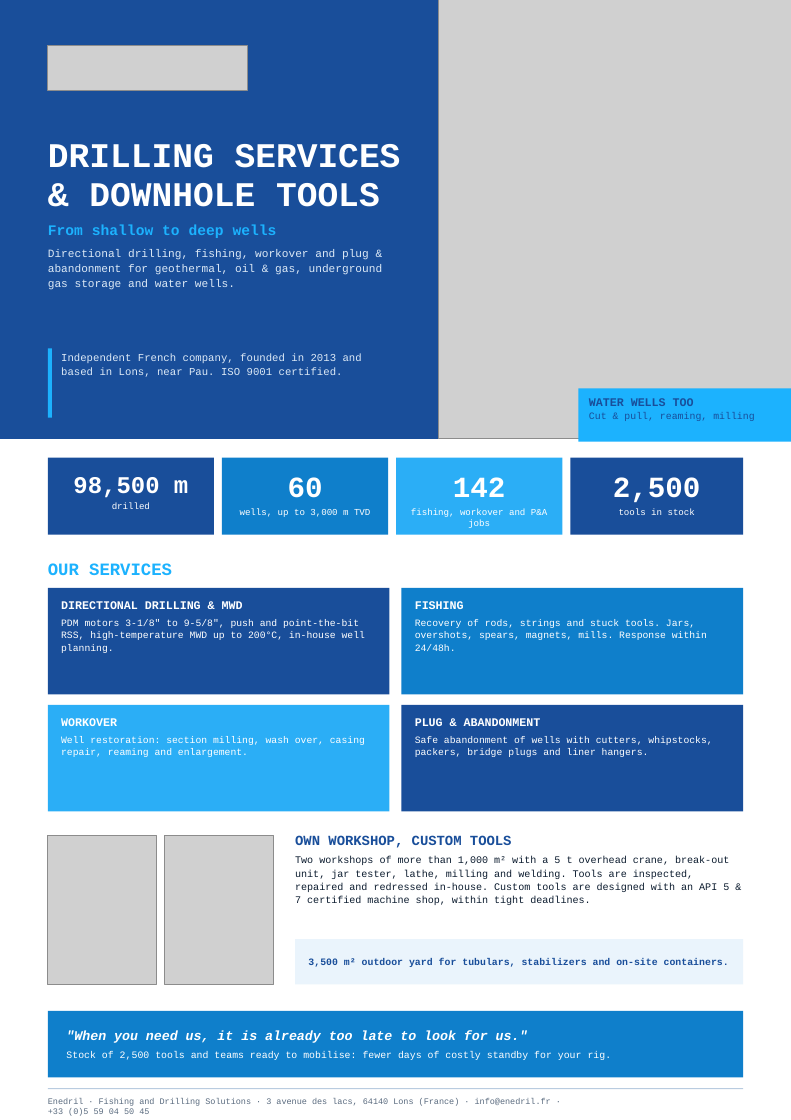
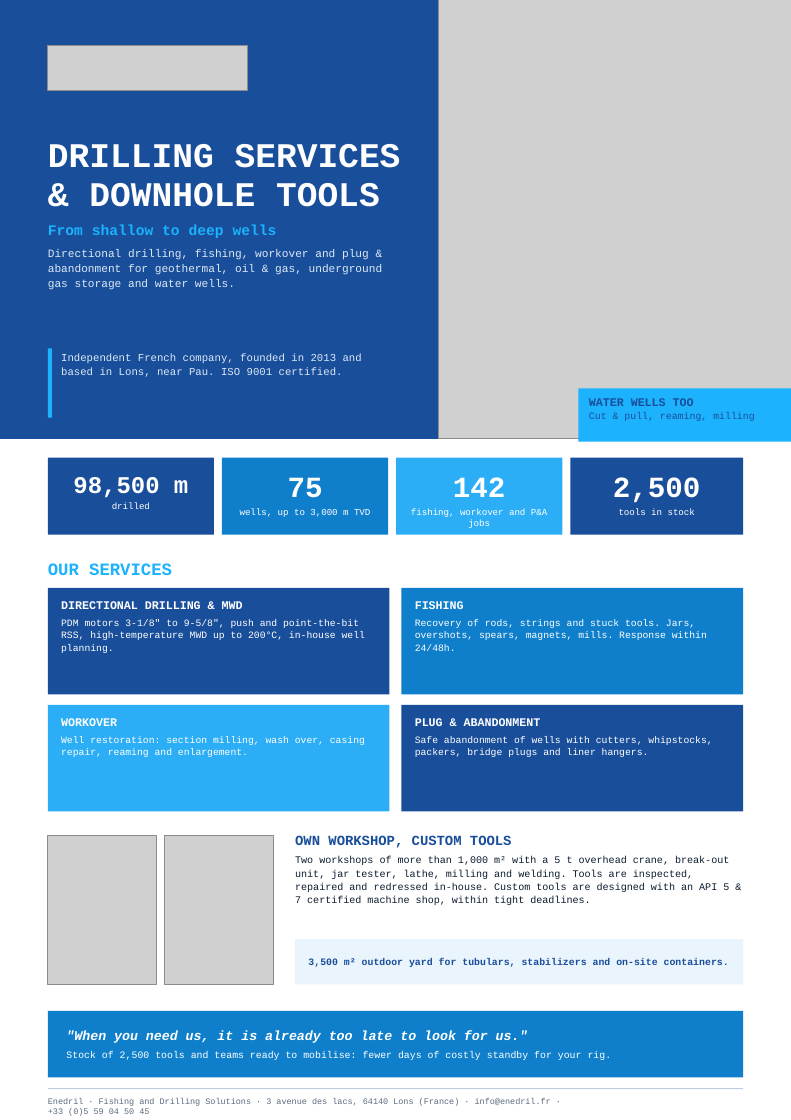
Before and after one commit to paulhdk360/Paul, a slide deck: slide 1 of Plaquette_Enedril_2026.pptx. Drawn at 791x1120 pixels with LibreOffice and Linux fonts; fonts in the diff are those of the drawing; grey boxes stand for pictures. Boxes give left, top, right and bottom in pixels: in the first picture for what was removed or moved away, otherwise in the second. Text is boxed around its words. In the diff, an @@ line names an element or a change of style, - is before the commit and + after.

```diff
--- a/Plaquette_Enedril_2026.pptx
+++ b/Plaquette_Enedril_2026.pptx
@@ text at bbox=[288, 477, 323, 498]: text changed @@
-60
+75
```
Also in this commit, not shown: 6 other files.
